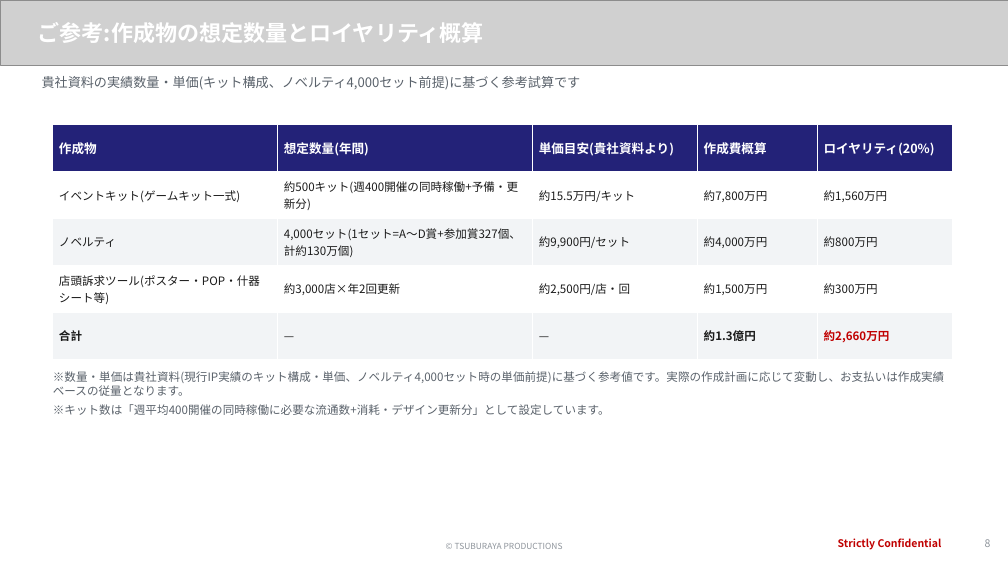
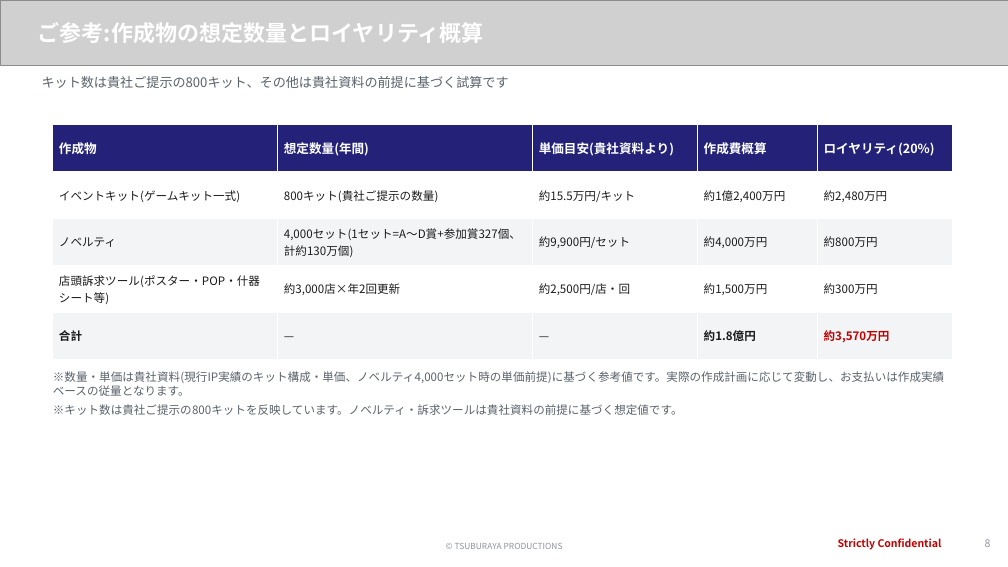
Before and after one commit to hayatoshintani-spe/kessho-lens, a slide deck: slide 8 of docs/proposals/softbank-ultraman-caravan/ウルトラマンIP導入のご提案_統合版.pptx. Drawn at 1008x567 pixels with LibreOffice and Linux fonts; fonts in the diff are those of the drawing; grey boxes stand for pictures. Boxes give left, top, right and bottom in pixels: in the first picture for what was removed or moved away, otherwise in the second. Text is boxed around its words. In the diff, an @@ line names an element or a change of style, - is before the commit and + after.

```diff
--- a/docs/proposals/softbank-ultraman-caravan/ウルトラマンIP導入のご提案_統合版.pptx
+++ b/docs/proposals/softbank-ultraman-caravan/ウルトラマンIP導入のご提案_統合版.pptx
@@ text at bbox=[42, 76, 509, 88]: text changed @@
-貴社資料の実績数量・単価(キット構成、ノベルティ4,000セット前提)に基づく参考試算です
+キット数は貴社ご提示の800キット、その他は貴社資料の前提に基づく試算です
@@ table at bbox=[53, 125, 952, 359] @@
-row 2: イベントキット(ゲームキット一式) | 約500キット(週400開催の同時稼働+予備・更新分) | 約15.5万円/キット | 約7,800万円 | 約1,560万円
+row 2: イベントキット(ゲームキット一式) | 800キット(貴社ご提示の数量) | 約15.5万円/キット | 約1億2,400万円 | 約2,480万円
-row 5, column 4: 約1.3億円
+row 5, column 4: 約1.8億円
-row 5, column 5: 約2,660万円
+row 5, column 5: 約3,570万円
@@ text at bbox=[53, 404, 683, 415]: text changed @@
-※キット数は「週平均400開催の同時稼働に必要な流通数+消耗・デザイン更新分」として設定しています。
+※キット数は貴社ご提示の800キットを反映しています。ノベルティ・訴求ツールは貴社資料の前提に基づく想定値です。
```
Also in this commit, not shown: 1 other slide changed, 7 other files.
